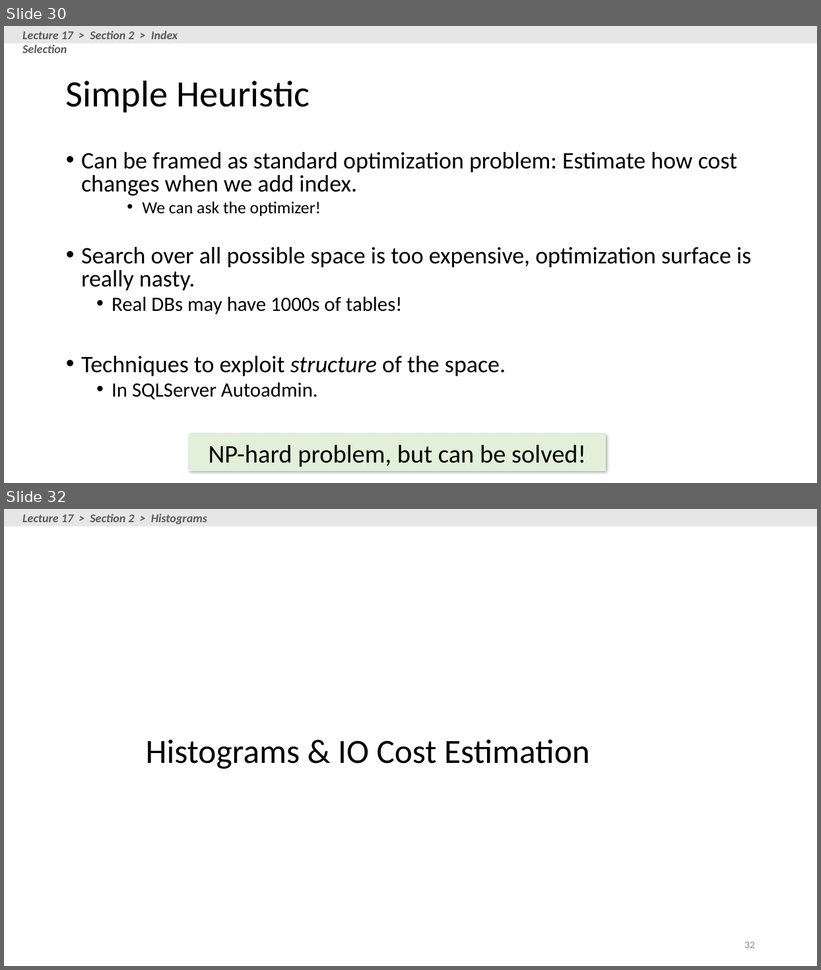
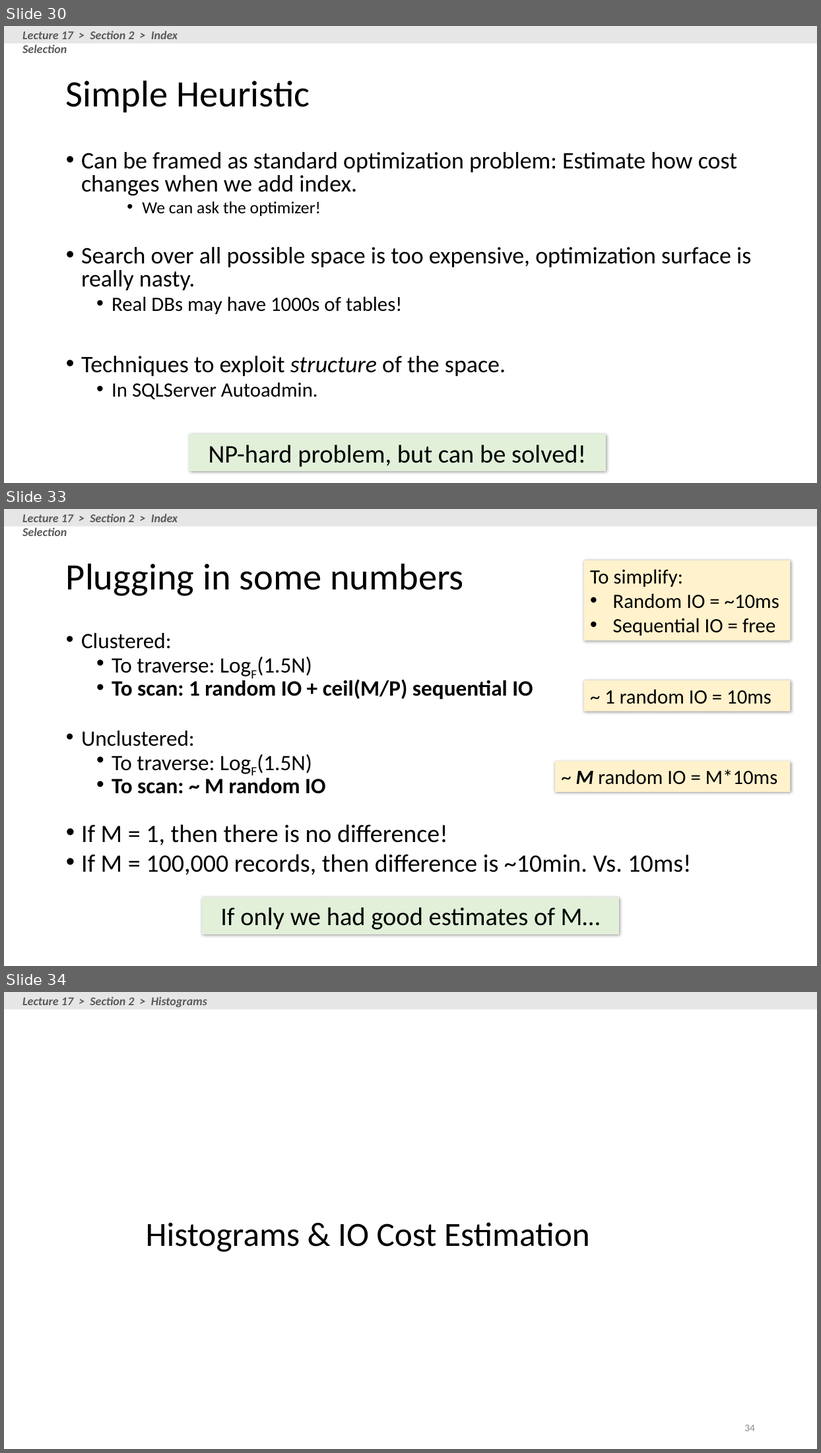
Before and after one commit to XIEQ/cs145-notebooks, a slide deck: lecture-17/Lecture_17_Optimization.pptx. Shown one above the other, each under a label of ours: slides 30 and 32 before the commit, slides 30, 33 and 34 after it; the slides between them are not shown. The pictures are 821x970 and 821x1453 pixels, drawn with LibreOffice and Linux fonts; fonts in the diff are those of the drawing. Boxes give left, top, right and bottom in pixels: in the first picture for what was removed or moved away, otherwise in the second. Text is boxed around its words. In the diff, an @@ line names an element or a change of style, - is before the commit and + after.

```diff
--- a/lecture-17/Lecture_17_Optimization.pptx
+++ b/lecture-17/Lecture_17_Optimization.pptx
@@ slide 33 added at [4, 509, 817, 966], background #FFFFFF @@
@@ rectangle added at [4, 509, 817, 527], fill #E7E6E6 @@
@@ text added at [22, 514, 178, 536], 14 pt, text #595959, bold, italic @@
+Lecture 17 > Section 2 > Index Selection
@@ title added at [66, 563, 464, 596], 44 pt, text #000000 @@
+Plugging in some numbers
@@ rectangle added at [584, 561, 790, 641], fill #FFF2CC, 24 pt, text #000000 @@
+To simplify:
+• Random IO = ~10ms
+• Sequential IO = free
@@ text added at [81, 633, 691, 875], 25.9 pt, text #000000 @@
+• Clustered:
+  • To traverse: LogF(1.5N)
+  • To scan: 1 random IO + ceil(M/P) sequential IO
+• Unclustered:
+  • To traverse: LogF(1.5N)
+  • To scan: ~ M random IO
+• If M = 1, then there is no difference!
+• If M = 100,000 records, then difference is ~10min. Vs. 10ms!
@@ rectangle added at [584, 681, 790, 711], fill #FFF2CC, 24 pt, text #000000 @@
+~ 1 random IO = 10ms
@@ rectangle added at [556, 762, 791, 792], fill #FFF2CC, 24 pt, text #000000 @@
+~ M random IO = M*10ms
@@ rectangle added at [202, 898, 620, 935], fill #E2F0D9, 30 pt, text #000000 @@
+If only we had good estimates of M…
@@ what was slide 32 is now slide 34 @@
@@ page number at [745, 1425, 755, 1432]: text changed @@
-32
+34
```
Also in this commit, not shown: 3 slides changed, 1 other slide added, 1 other file.
